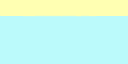
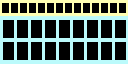
The second 128px x 64px image is a revision of the first. Changes to its layers:
added layer "11x18_top" above "11x18_bot" over (x1=3, y1=20, x2=126, y2=38)
added layer "11x18_bot" above "7x10_top" over (x1=3, y1=42, x2=126, y2=60)
added layer "7x10_top" (1st of 2) above "color_sections" over (x1=2, y1=3, x2=126, y2=13)
